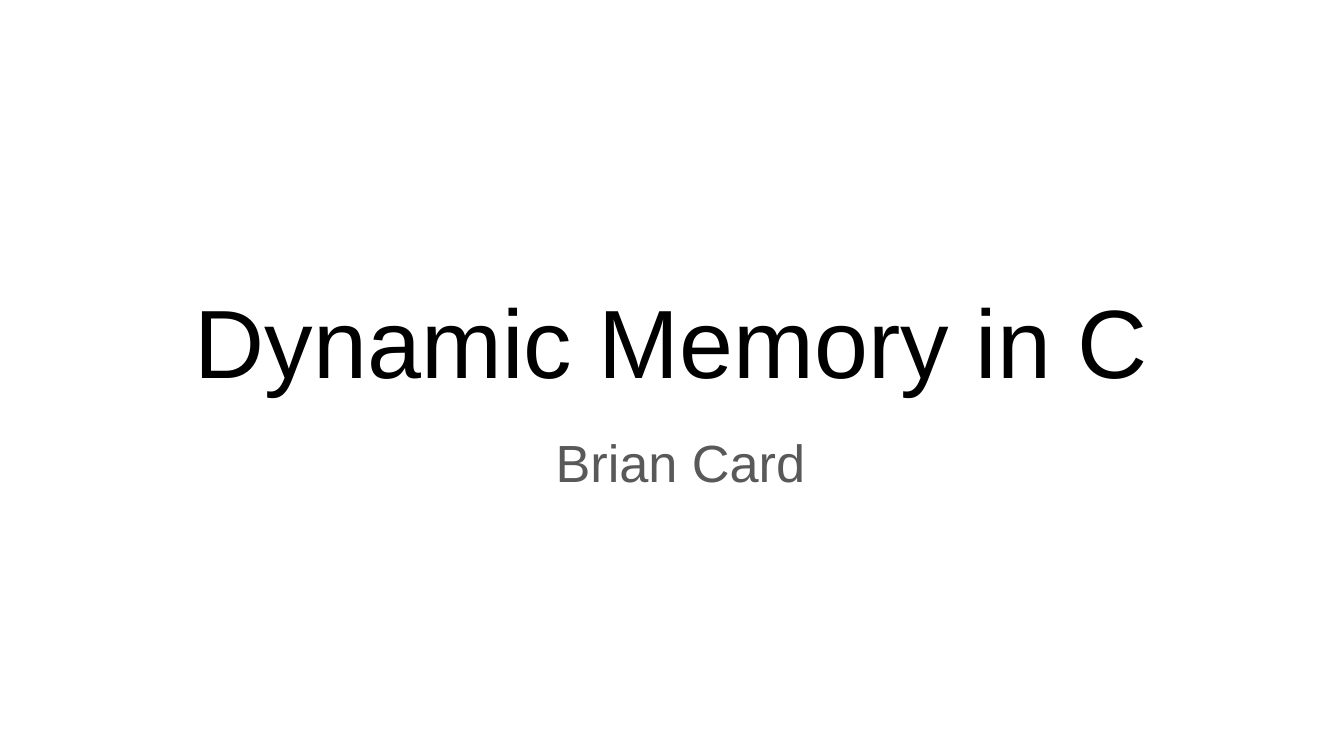
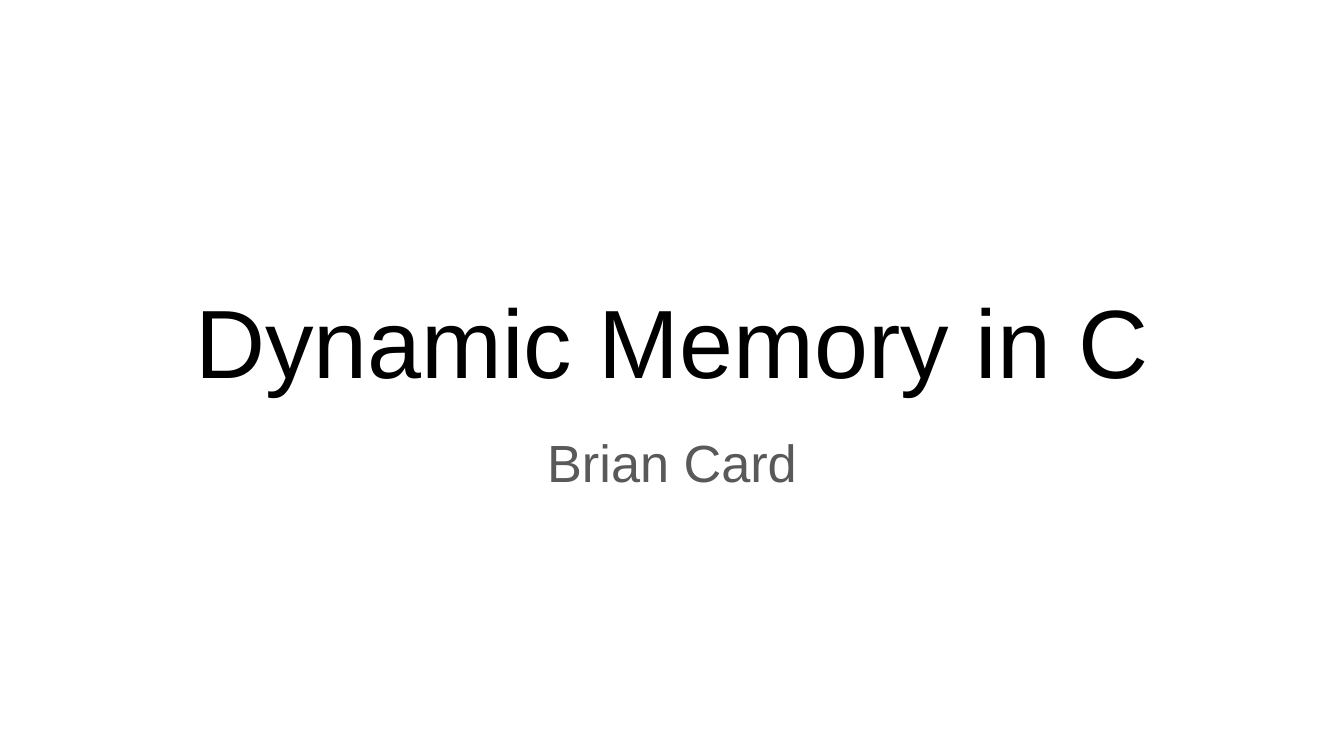
Before and after one commit to brian-card/data-structures, a slide deck: slide 1 of 00 - Dynamic Memory/Dynamic Memory in C.pptx. Drawn at 1344x756 pixels with LibreOffice and Linux fonts; fonts in the diff are those of the drawing. Boxes give left, top, right and bottom in pixels: in the first picture for what was removed or moved away, otherwise in the second. Text is boxed around its words. In the diff, an @@ line names an element or a change of style, - is before the commit and + after.

```diff
--- a/00 - Dynamic Memory/Dynamic Memory in C.pptx
+++ b/00 - Dynamic Memory/Dynamic Memory in C.pptx
@@ subtitle "Brian Card" at [547,444,797,483]: indent changed @@
```
Also in this commit, not shown: 10 other slides changed.
